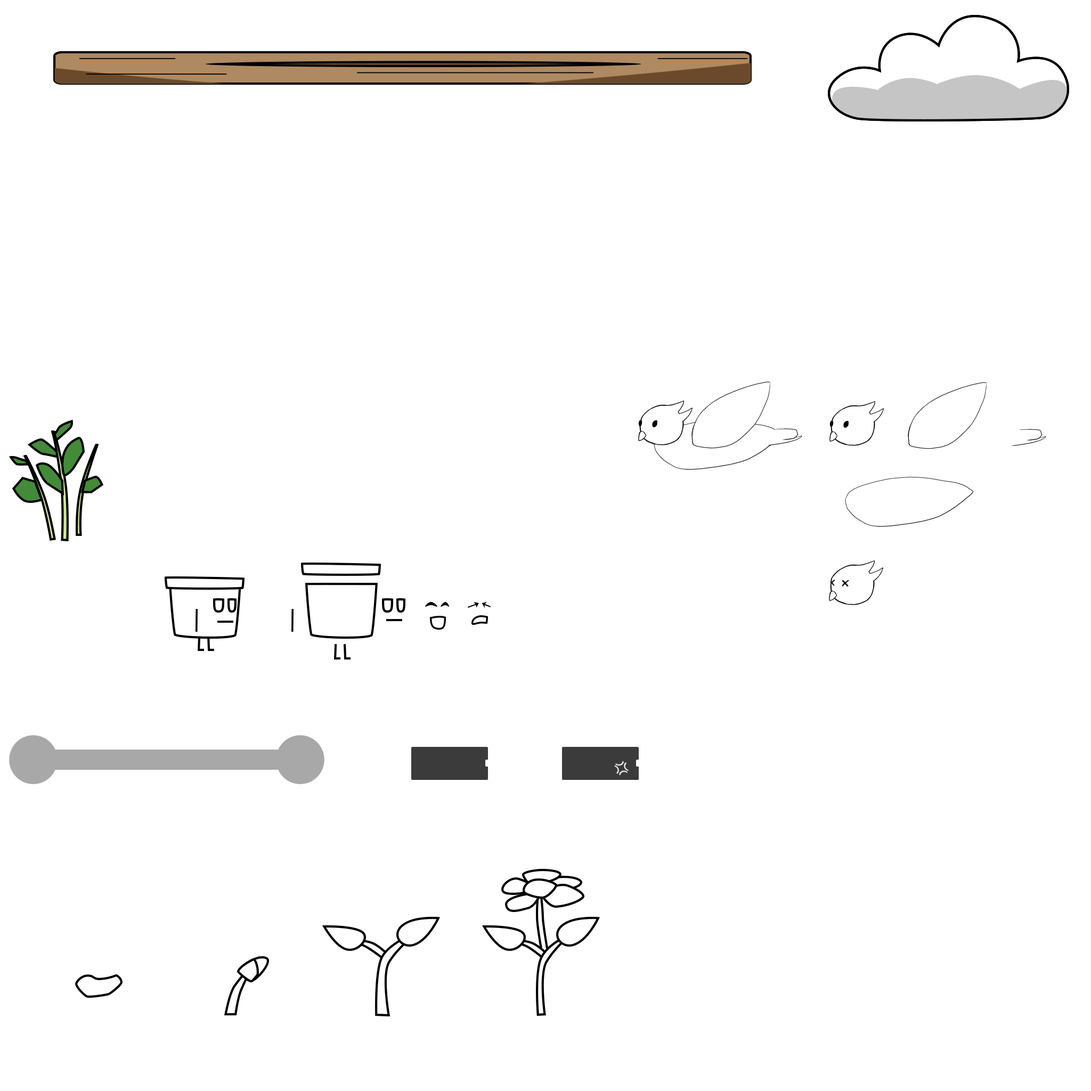
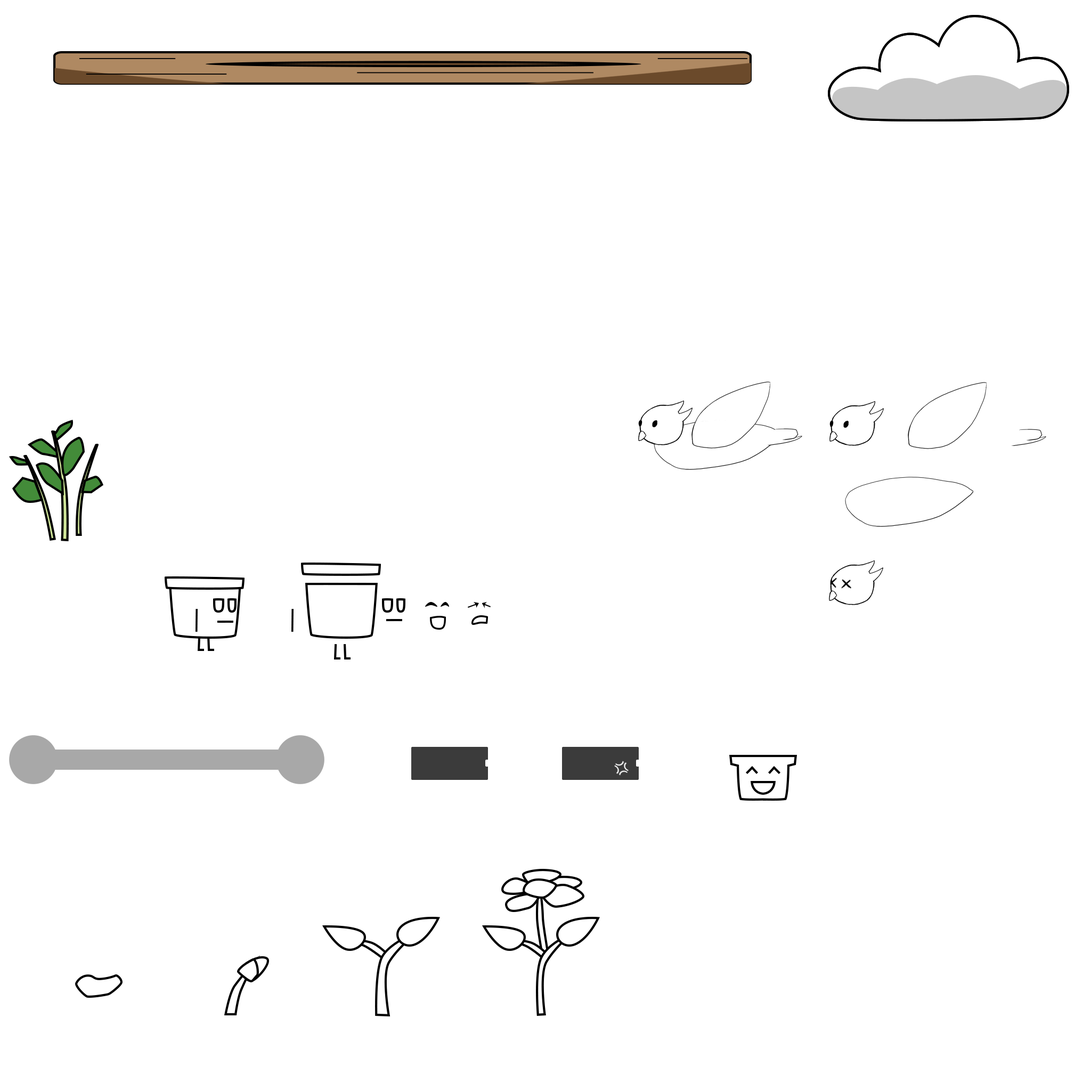
Two versions of the same layered image (1091x1091). Layer-by-layer changes:
added group "Grow plant" with 9 layers in group "UI" over [729, 755, 798, 802]
added layer "Parts copy" in group "Grow plant" over [763, 755, 798, 802]
added group "Parts" (1st of 2, in "UI" › "Grow plant") with 3 layers in group "Grow plant" over [729, 755, 767, 802]
added layer "Shape 38" in group "Parts" over [753, 783, 765, 794]
added layer "Shape 37" in group "Parts" over [746, 766, 759, 774]
added layer "Shape 36" in group "Parts" over [729, 755, 767, 802]
painted on "Head (dead) eyes" over [830, 577, 853, 590]
